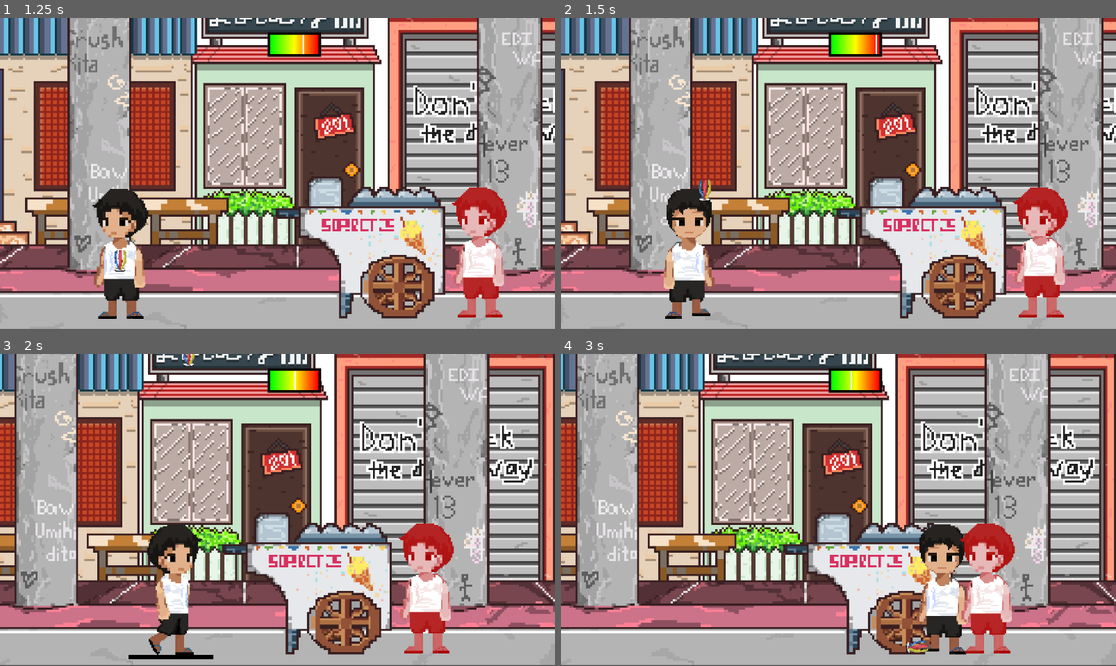
Above: before the commit, frames 1-4 (two rows, left to right).
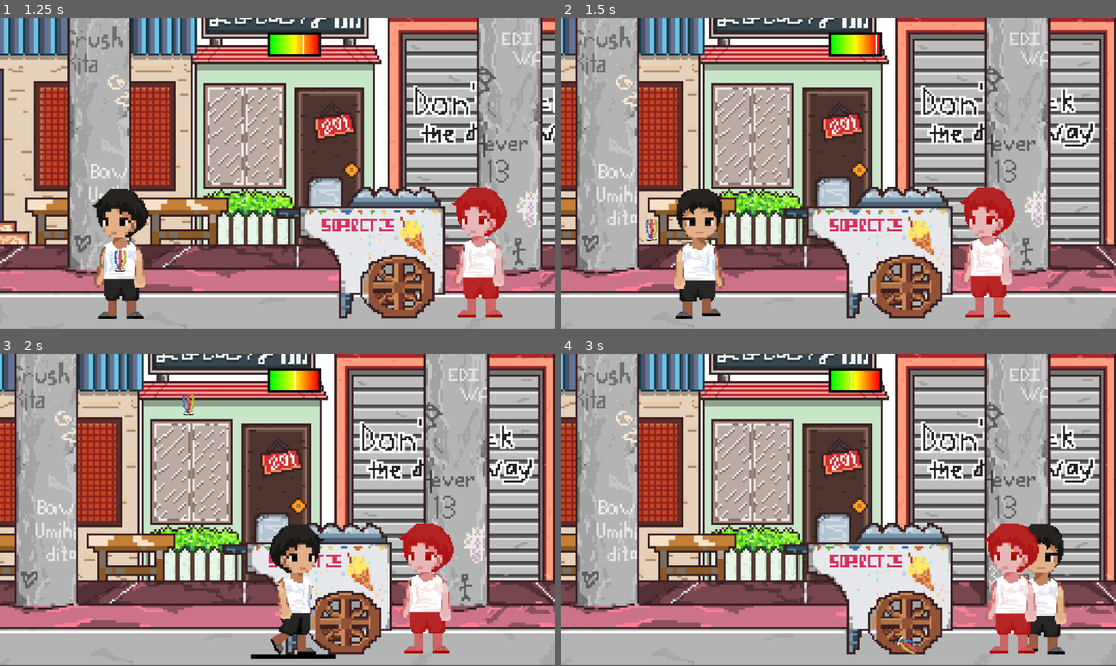
Above: after the commit, the same moments.

Repository: jehya/SipAI
Game: Godot game, scene res://scenes/main_menu.tscn
Two runs of this game, one before a commit and one after it. Both use one fixed random seed, a clock stepped at 60 frames per second and the inputs below.
Inputs:
- Up to frame 1 (1.25 s): click "Start" at 0.5 s
- Up to frame 2 (1.5 s): hold D (move_right) from 1.28 s (still down); tap Space (dribble) at 1.35 s
- Up to frame 3 (2 s): keep holding D (move_right)
- Up to frame 4 (3 s): tap Space (dribble) at 2.1, 2.85 s; release D (move_right) at 2.78 s; hold Left (move_left) from 2.78 s (still down)

Frame 1 is identical in both runs. In frame 2, 70% of the frame differs, in the area x 0-100%, y 0-100%; in frame 3, 5.3%; in frame 4, 8.6%.

Commit message:
sipa collision fixed

Diff:
--- a/scenes/game.tscn
+++ b/scenes/game.tscn
@@ -502,6 +502,7 @@
 
 [node name="Player" parent="." instance=ExtResource("1_uwrxv")]
 position = Vector2(132, 101)
+collision_mask = 8
 
 [node name="Camera2D" type="Camera2D" parent="Player"]
 position = Vector2(133, -88)
@@ -513,9 +514,11 @@
 
 [node name="AI" parent="." instance=ExtResource("5_iywne")]
 position = Vector2(481, 48)
+collision_mask = 8
 
 [node name="Sipa" parent="." instance=ExtResource("3_lnu2h")]
 position = Vector2(119, -140)
+collision_mask = 8
 
 [node name="Boundaries" type="Node" parent="."]
 
--- a/scripts/player.gd
+++ b/scripts/player.gd
@@ -9,6 +9,12 @@
 
 @onready var animated_sprite_2d: AnimatedSprite2D = $AnimatedSprite2D
 
+func enable_kick_collision():
+	collision_layer |= 8  # Add Layer 4th bit → Layer 3 (Sipa layer)
+
+func disable_kick_collision():
+	collision_layer &= ~8  # Remove Layer 3 bit
+
 func _physics_process(delta: float) -> void:
 	# Add the gravity.
 	if not is_on_floor():
@@ -17,12 +23,14 @@
 	if Input.is_action_just_pressed("dribble") and not is_kicking:
 		is_kicking = true
 		kick_timer = KICK_DURATION
+		enable_kick_collision()
 		animated_sprite_2d.play("kick")
 
 	if is_kicking:
 		kick_timer -= delta
 		if kick_timer <= 0.0:
 			is_kicking = false
+			disable_kick_collision()
 	else:
 		var direction := Input.get_axis("move_left", "move_right")
 
--- a/scripts/sipa.gd
+++ b/scripts/sipa.gd
@@ -1,26 +1,34 @@
 extends RigidBody2D
 
-var player_touching = false
+var touching_body: Node = null
 
 @onready var area_2d: Area2D = $Area2D
 @onready var power_meter: Control = $"../CanvasLayer/PowerMeter"
-@onready var player: CharacterBody2D = $"../Player"
 
 func _ready():
-	$Area2D.body_entered.connect(_on_body_entered)
-	$Area2D.body_exited.connect(_on_body_exited)
+	area_2d.body_entered.connect(_on_body_entered)
+	area_2d.body_exited.connect(_on_body_exited)
 
 func _on_body_entered(body):
-	if body.is_in_group("player"):  # Recommended over name checks
-		player_touching = true
+	if body.is_in_group("player") or body.is_in_group("enemy"):
+		touching_body = body
 
 func _on_body_exited(body):
-	if body.is_in_group("player"):
-		player_touching = false
+	if body == touching_body:
+		touching_body = null
 
 func _physics_process(delta):
-	if player_touching and Input.is_action_just_pressed("dribble"):
-		var power_ratio = power_meter.get_power_ratio()
+	if touching_body == null:
+		return
+
+	# Only apply impulse if the body is currently in kick (Layer 3 → bit 4 = 8)
+	if (touching_body.collision_layer & 8) != 0:
+		var power_ratio = 0.5  # default if no meter
+
+		# Use power_meter if player, otherwise default or AI's version later
+		if touching_body.is_in_group("player") and power_meter:
+			power_ratio = power_meter.get_power_ratio()
+
 		var force = lerp(300, 800, power_ratio)
 
 		var horizontal = 0
@@ -29,8 +37,19 @@
 		if Input.is_action_pressed("move_left"):
 			horizontal -= 1
 
-		# Compute the impulse based on direction
 		var impulse = Vector2(horizontal * 200, -force).normalized() * force
 		apply_central_impulse(impulse)
 
-		print("Impulse: ", impulse)
+		print("Impulse by:", touching_body.name, " → ", impulse)
+
+		# prevent multiple impulses during same kick
+		touching_body = null
+func start_round(who_starts: String):
+	# Always collide with floor (Layer 4 = 8) + current kicker
+	match who_starts:
+		"player":
+			collision_mask = 1 | 8  # Player (1) + floor (8)
+		"ai":
+			collision_mask = 2 | 8  # AI (2) + floor (8)
+
+	print("Sipa collision mask set for:", who_starts)
